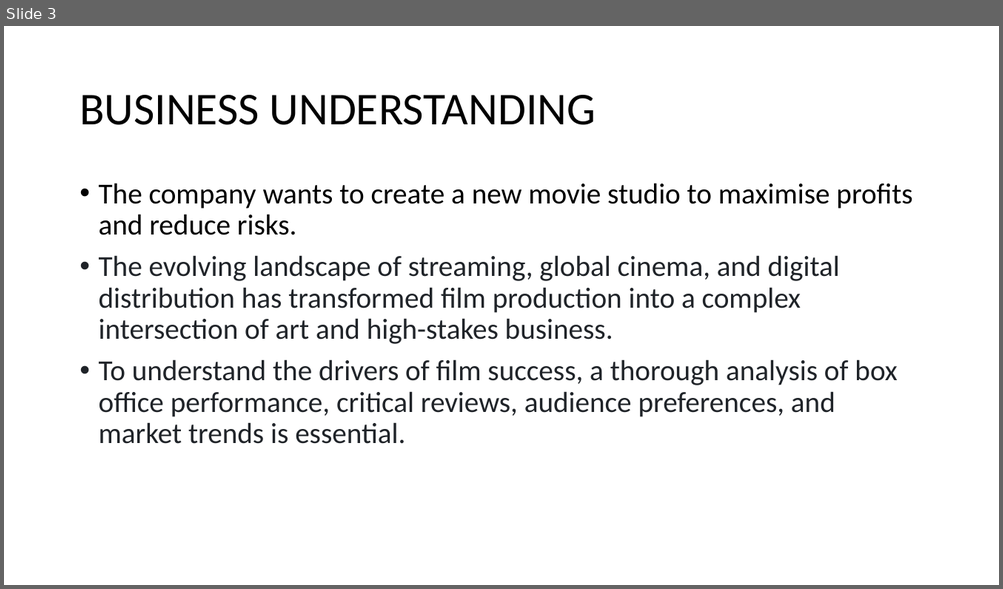
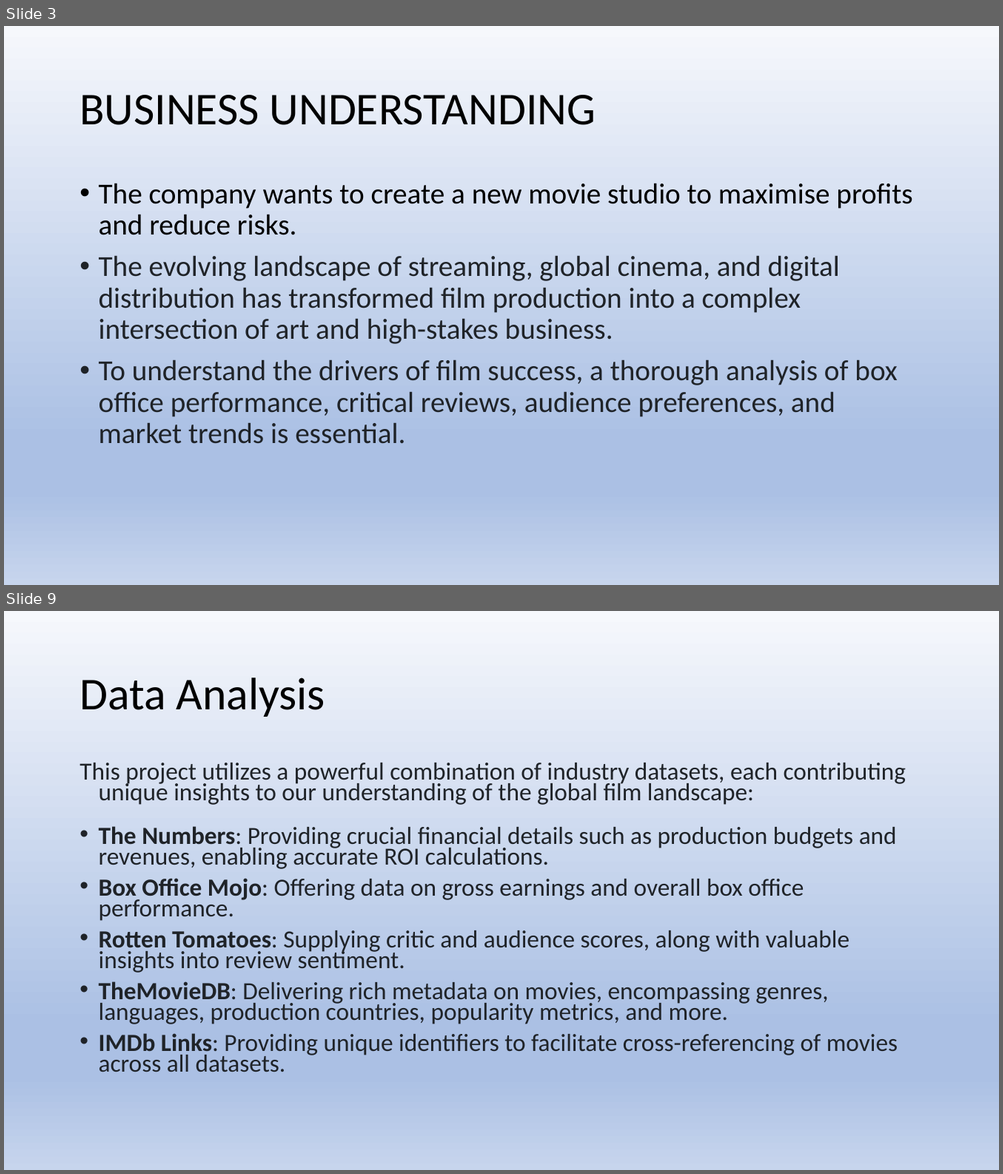
Before and after one commit to RomeC-137/Phase-G-2-Project, a slide deck: presentation.pdf.pptx. Shown one above the other, each under a label of ours: slide 3 before the commit, slides 3 and 9 after it; the slides between them are not shown. The pictures are 1003x589 and 1003x1174 pixels, drawn with LibreOffice and Linux fonts; fonts in the diff are those of the drawing. Boxes give left, top, right and bottom in pixels: in the first picture for what was removed or moved away, otherwise in the second. Text is boxed around its words. In the diff, an @@ line names an element or a change of style, - is before the commit and + after.

```diff
--- a/presentation.pdf.pptx
+++ b/presentation.pdf.pptx
@@ slide 9 added at <box>4,611,999,1170</box>, background gradient #F6F8FC to #ABC0E4 to #C7D5ED @@
@@ title added at <box>79,678,325,717</box>, 44 pt, text #000000 @@
+Data Analysis
@@ text added at <box>79,763,906,1073</box>, 23.8 pt, text #1F2328 @@
+This project utilizes a powerful combination of industry datasets, each contributing unique insights to our understanding of the global film landscape:
+• The Numbers: Providing crucial financial details such as production budgets and revenues, enabling accurate ROI calculations.
+• Box Office Mojo: Offering data on gross earnings and overall box office performance.
+• Rotten Tomatoes: Supplying critic and audience scores, along with valuable insights into review sentiment.
+• TheMovieDB: Delivering rich metadata on movies, encompassing genres, languages, production countries, popularity metrics, and more.
+• IMDb Links: Providing unique identifiers to facilitate cross-referencing of movies across all datasets.
@@ slide 3 changed as well @@
@@ background #FFFFFF to gradient #F6F8FC to #ABC0E4 to #C7D5ED @@
```
Also in this commit, not shown: 2 other slides changed, 12 other slides added.
